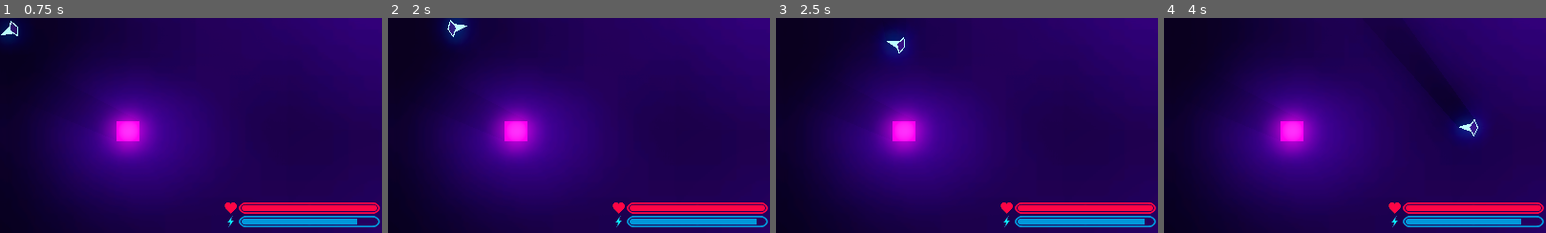
Above: before the commit, frames 1-4 (left to right).
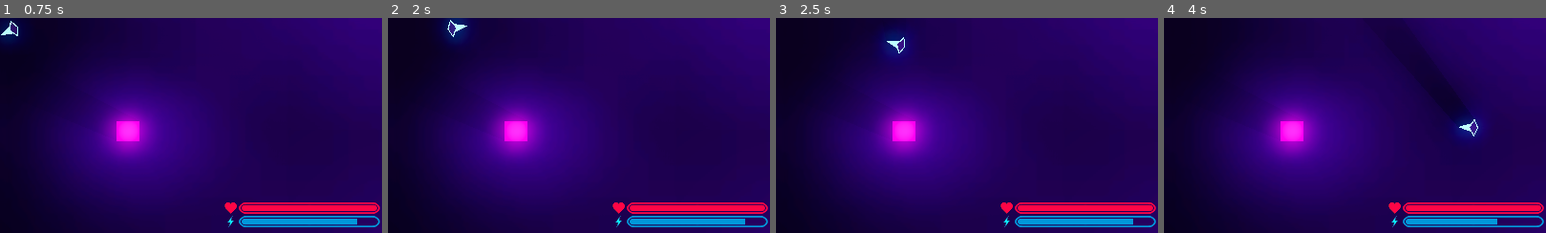
Above: after the commit, the same moments.

Repository: salvarezri/visual-computing-project
Game: Godot game, scene res://scenes/main.tscn
The game is run twice, just before and just after one commit, with the same random seed, the same clock (stepped at 60 frames per second) and the same inputs.
Inputs (mouse positions are % of the whole screen's width and height, from its top left):
- Up to frame 1 (0.75 s): click (5, 89) at 0.52 s
- Up to frame 2 (2 s): move the mouse to (72, 45) at 1.27 s; hold Right (ui_right) from 1.28 s (still down); click (72, 45) at 1.35 s
- Up to frame 3 (2.5 s): move the mouse to (1, 20) at 2.02 s; release Right (ui_right) at 2.03 s; hold Down (ui_down) from 2.03 s (still down); click (1, 20) at 2.1 s
- Up to frame 4 (4 s): move the mouse to (60, 28) at 2.77 s; release Down (ui_down) at 2.78 s; hold Right (ui_right) 2.78-3.53 s; click (60, 28) at 2.85 s; move the mouse to (45, 70) at 3.52 s; hold Up (ui_up) from 3.53 s (still down); click (45, 70) at 3.6 s
The pictures show only the part of the screen within x 48-98%, y 48-98%; the shares and areas given below are measured in that part.

Frame 1 is identical in both runs. In frame 2, less than 0.1% of the frame differs, in the area x 93-97%, y 93-97%; in frame 3, less than 0.1%; in frame 4, 0.2%, in the area x 87-94%, y 93-97%.

Commit message:
updating energy

Diff:
--- a/scenes/game/World.tscn
+++ b/scenes/game/World.tscn
@@ -150,6 +150,7 @@
 power_scenes = Array[PackedScene]([ExtResource("6_xsior"), ExtResource("9_wukmr")])
 power_selector = 1
 active = true
+player_path = NodePath("../Player")
 
 [node name="Walls" type="Node2D" parent="."]
 visible = false
--- a/scenes/game/characters/ManaComponent.gd
+++ b/scenes/game/characters/ManaComponent.gd
@@ -1,8 +1,8 @@
 class_name EnergyComponent
 extends Node
 
-@export var init_max_energy: float = 10.0
-@export var restore_per_second = 4
+@export var init_max_energy: float = 20.0
+@export var restore_per_second = 0
 
 # Signals
 signal sg_max_energy_seted()
@@ -81,6 +81,8 @@
 	sg_no_energy.emit(0)
 	curr_energy = 0
 
+func can_consume(amount: float) -> bool:
+	return true if amount<=curr_energy else false
 # get properties
 func get_max_energy() -> float:
 	return max_energy
@@ -98,7 +100,5 @@
 	return curr_energy >= max_energy-presition && curr_energy < max_energy+presition
 
 func _on_timer_timeout():
-	print("restore")
-	print(has_max_energy())
 	if !has_max_energy() && restore_per_second>0:
 		heal(restore_per_second)
--- a/scenes/game/characters/Player.gd
+++ b/scenes/game/characters/Player.gd
@@ -71,7 +71,8 @@
 func _on_healt_component_sg_hit(healt, _hit_taken):
 	hited.emit()
 
-
+func can_consume(amount):
+	return energy_component.can_consume(amount)
 func _on_energy_component_sg_consumed_energy():
 	energy_changed.emit()
 
--- a/scenes/game/characters/Player.tscn
+++ b/scenes/game/characters/Player.tscn
@@ -51,7 +51,6 @@
 [node name="EnergyComponent" type="Node" parent="."]
 script = ExtResource("3_oj5uo")
 init_max_energy = 24.0
-restore_per_second = 1
 
 [node name="Timer" type="Timer" parent="EnergyComponent"]
 autostart = true
--- a/scenes/game/systems/powers/splash_generator.gd
+++ b/scenes/game/systems/powers/splash_generator.gd
@@ -5,13 +5,19 @@
 @export var power_selector: int = 0
 @export var active: bool = false
 @export var group_name: String = "power"
+@export_node_path("Player") var player_path
+var player_node: Player
+var splash_cost = 4
+var ray_Cost = 4
 
 # Called when the node enters the scene tree for the first time.
 func _ready():
+	player_node = get_node(player_path)
 	pass
 
 func  _input(event:InputEvent):
-	if event.is_action("left_click_presed") and active:
+	var ammount = splash_cost if power_selector == 0 else ray_Cost
+	if event.is_action("left_click_presed") and active and player_node.can_consume(ammount):
 		var ev: InputEventMouseButton = event
 		if ev.is_released():
 			return
